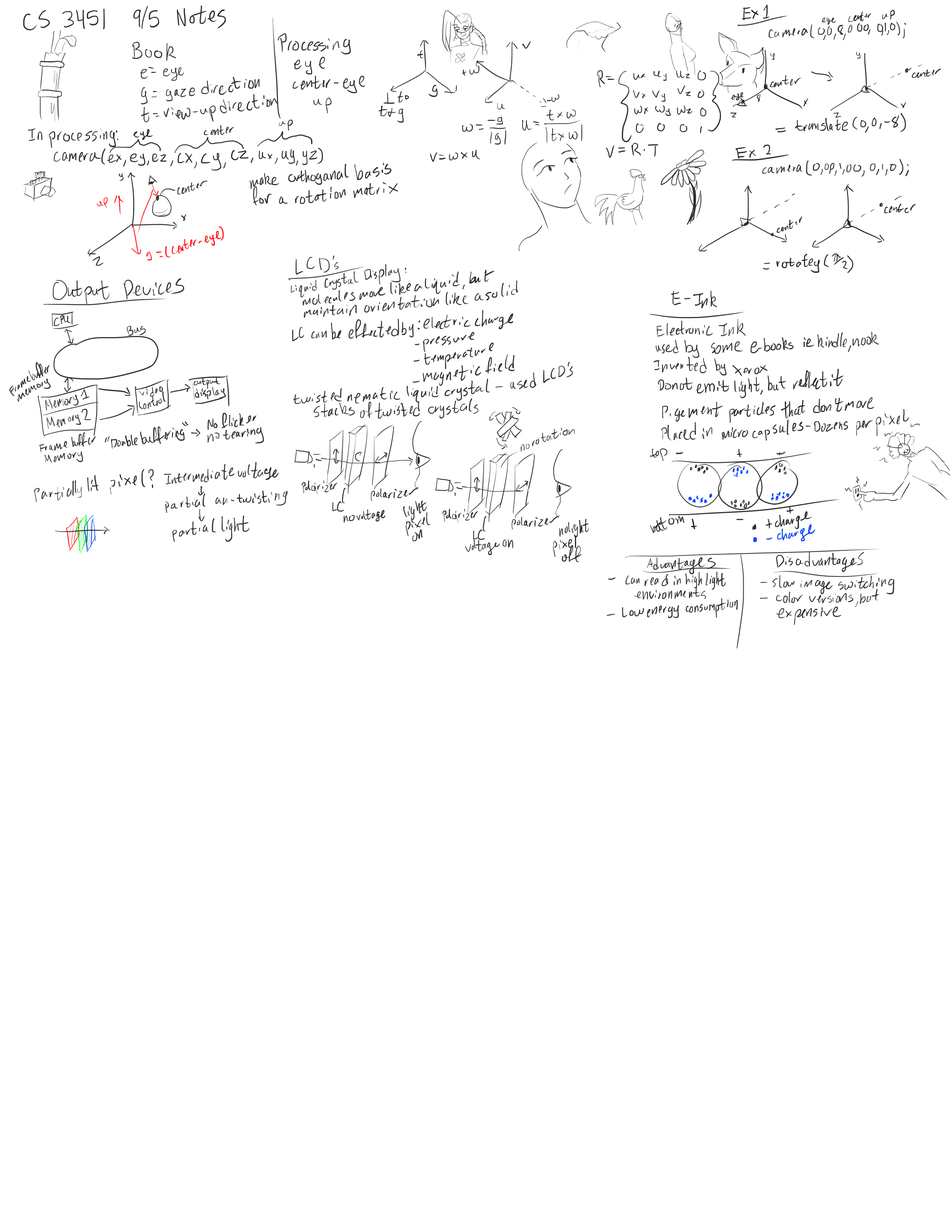
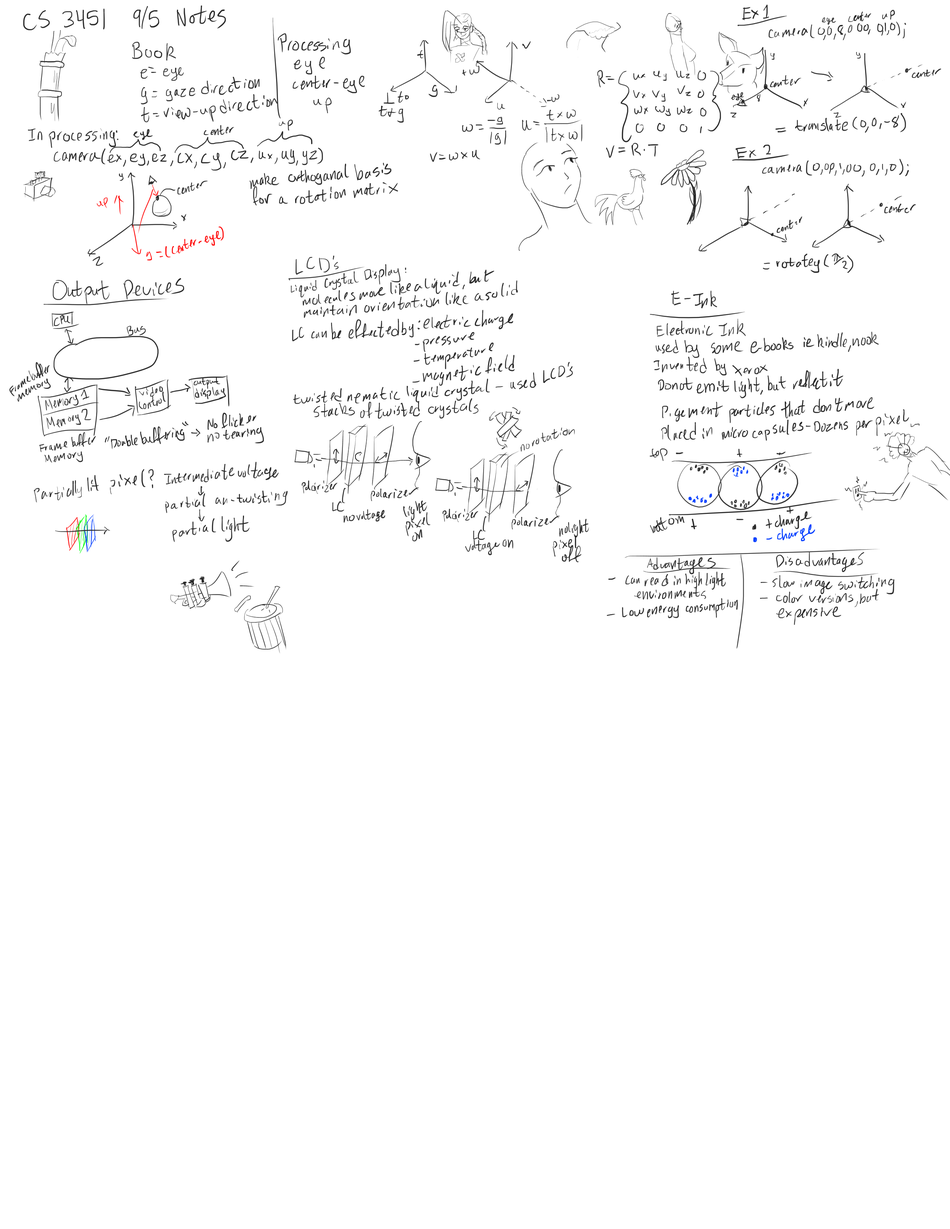
Layered file, before and after one edit (950px x 1229px). Changes by layer:
painted on "Paint Layer 1" over [170,560,287,654]
